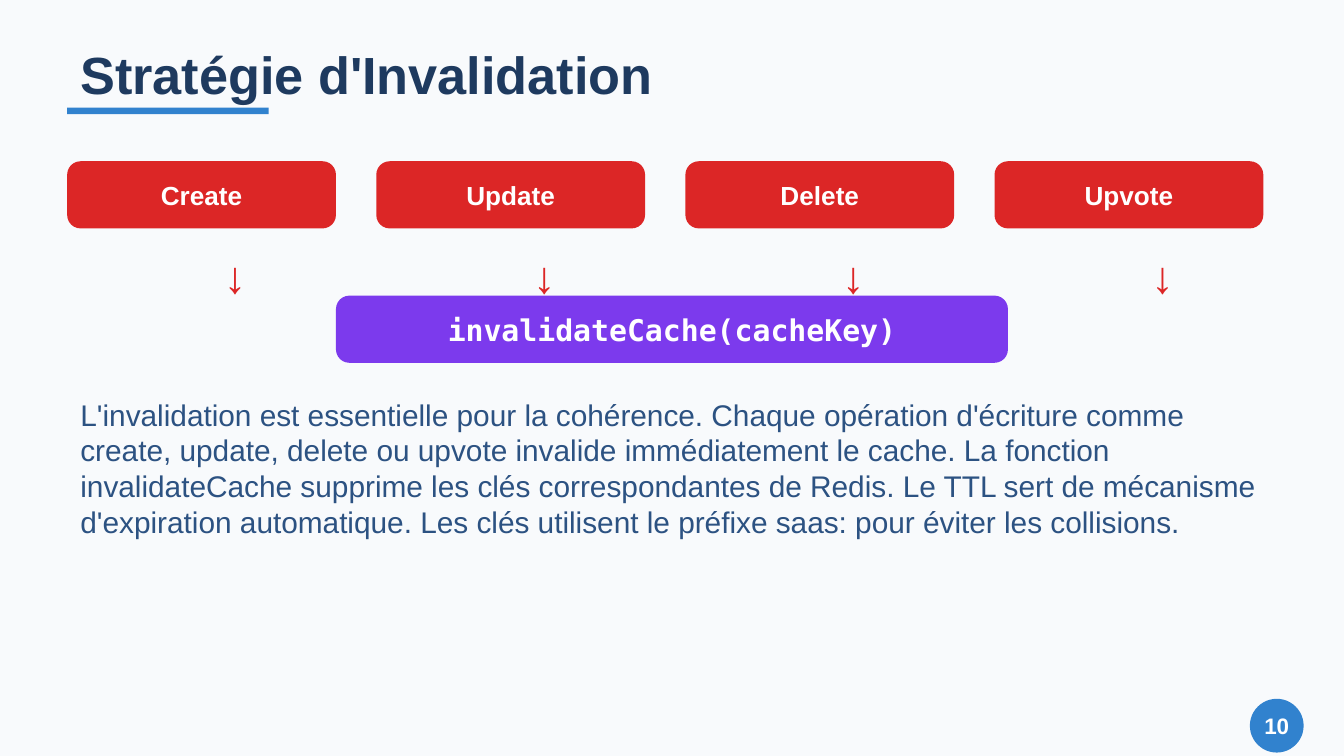
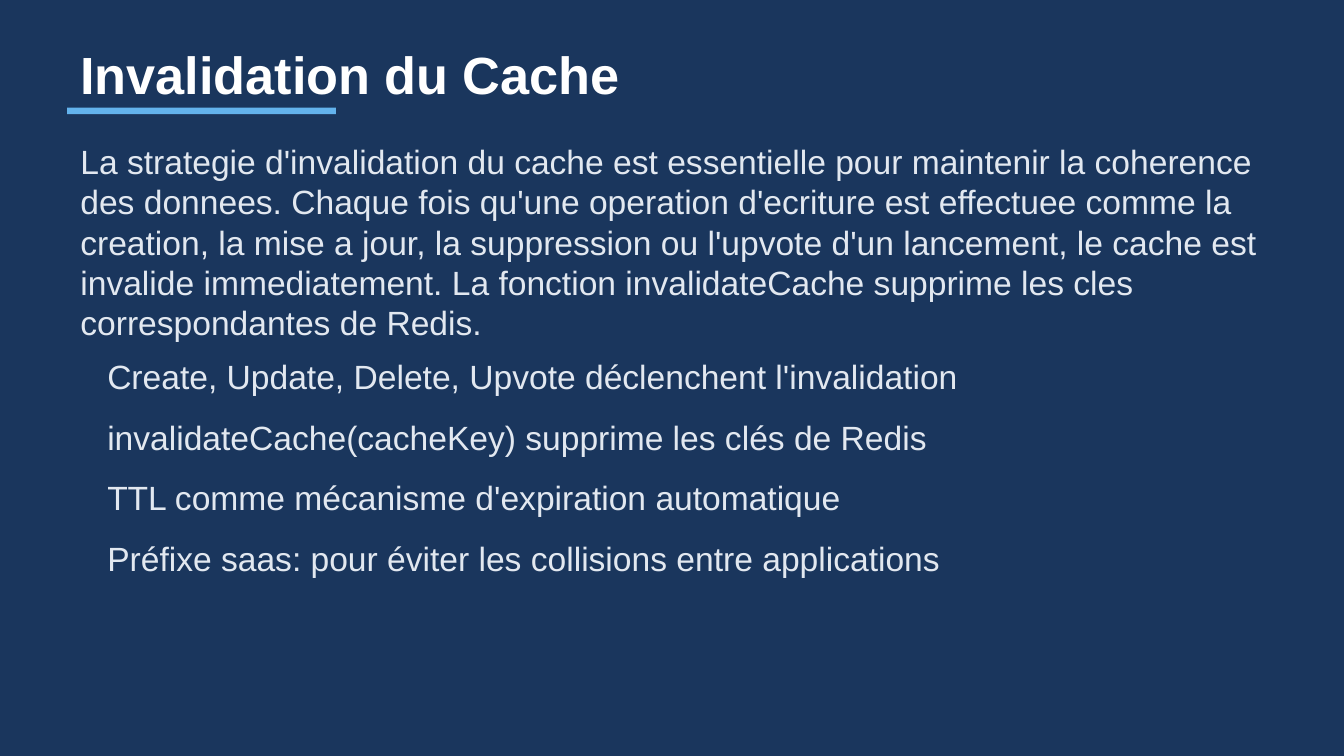
Before and after one commit to Zeinot/marketplace-saas, a slide deck: slide 10 of output/Presentation_Cache_Redis.pptx. Drawn at 1344x756 pixels with LibreOffice and Linux fonts; fonts in the diff are those of the drawing. Boxes give left, top, right and bottom in pixels: in the first picture for what was removed or moved away, otherwise in the second. Text is boxed around its words. In the diff, an @@ line names an element or a change of style, - is before the commit and + after.

```diff
--- a/output/Presentation_Cache_Redis.pptx
+++ b/output/Presentation_Cache_Redis.pptx
@@ background #F8FAFC to #1A365D @@
@@ text at [80,56,620,95]: text changed; text colour #1E3A5F to #FFFFFF @@
-Stratégie d'Invalidation
+Invalidation du Cache
@@ rectangle: place and size @@
-rectangle at [67,108,269,114]
+rectangle at [67,108,336,114]
@@ rectangle at [67,108,336,114]: fill #3182CE to #63B3ED @@
@@ text added at [80,149,1256,341], 18 pt, text #E2E8F0 @@
+La strategie d'invalidation du cache est essentielle pour maintenir la coherence des donnees. Chaque fois qu'une operation d'ecriture est effectuee comme la creation, la mise a jour, la suppression ou l'upvote d'un lancement, le cache est invalide immediatement. La fonction invalidateCache supprime les cles correspondantes de Redis.
@@ rounded rectangle removed at [67,161,336,228] @@
@@ rounded rectangle removed at [376,161,645,228] @@
@@ rounded rectangle removed at [685,161,954,228] @@
@@ rounded rectangle removed at [995,161,1263,228] @@
@@ text removed at [466,186,555,211] @@
-Update
@@ text removed at [780,186,859,206] @@
-Delete
@@ text removed at [1085,187,1174,211] @@
-Upvote
@@ text removed at [202,228,269,323] @@
-↓
@@ text removed at [511,228,578,323] @@
-↓
@@ text removed at [820,228,887,323] @@
-↓
@@ text removed at [1129,228,1196,323] @@
-↓
@@ rounded rectangle removed at [336,296,1008,363] @@
@@ text removed at [448,316,896,347] @@
-invalidateCache(cacheKey)
@@ text at [107,364,957,395]: text changed; size 14 to 18 pt; text colour #FFFFFF to #E2E8F0; bold off @@
-Create
+Create, Update, Delete, Upvote déclenchent l'invalidation
@@ text removed at [80,404,1255,539] @@
-L'invalidation est essentielle pour la cohérence. Chaque opération d'écriture comme create, update, delete ou upvote invalide immédiatement le cache. La fonction invalidateCache supprime les clés correspondantes de Redis. Le TTL sert de mécanisme d'expiration automatique. Les clés utilisent le préfixe saas: pour éviter les collisions.
@@ text added at [107,425,927,456], 18 pt, text #E2E8F0 @@
+invalidateCache(cacheKey) supprime les clés de Redis
@@ text added at [107,485,841,516], 18 pt, text #E2E8F0 @@
+TTL comme mécanisme d'expiration automatique
@@ text added at [107,546,939,577], 18 pt, text #E2E8F0 @@
+Préfixe saas: pour éviter les collisions entre applications
@@ ellipse removed at [1250,699,1304,753] @@
@@ text removed at [1264,718,1289,734] @@
-10
```
Also in this commit, not shown: 16 other slides changed, 3 slides added, 3 slides removed, 22 other files.
